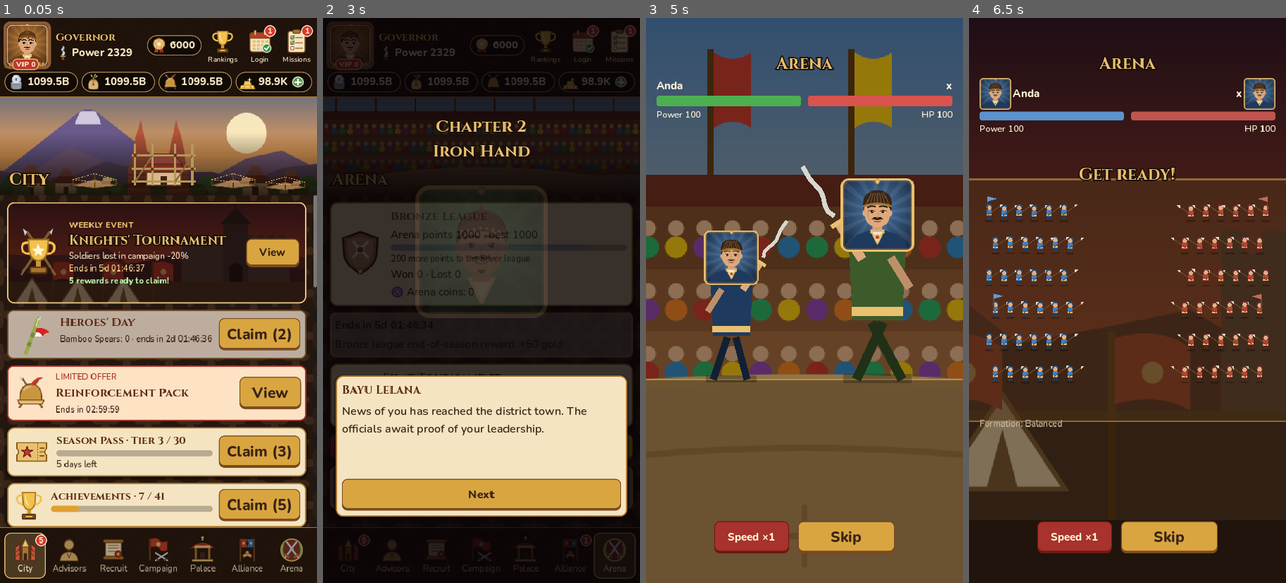
Above: before the commit, frames 1-4 (left to right).
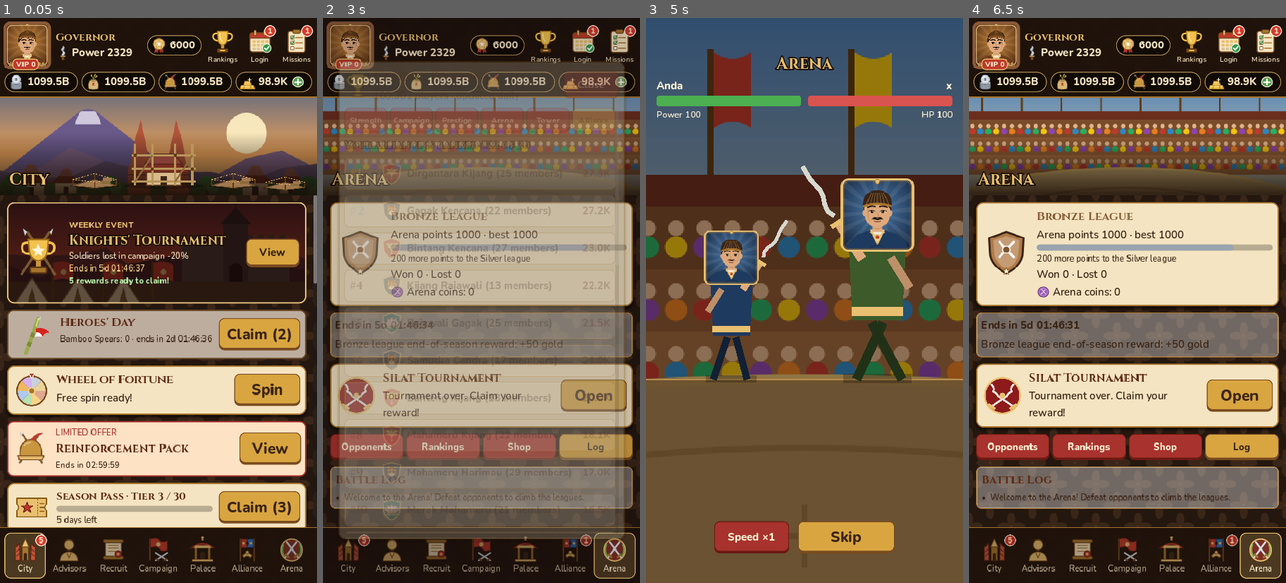
Above: after the commit, the same moments.

Repository: microaltech/tlg
Game: Godot game, scene res://tools/i18n_check.tscn
The game is run twice, just before and just after one commit, with the same random seed, the same clock (stepped at 60 frames per second) and the same inputs. This scene is started directly instead of the project's main scene.
Inputs (mouse positions are in pixels of both pictures, inside the frame that each line leads up to):
- Up to frame 1 (0.05 s): no input
- Up to frame 2 (3 s): click "Ready, let's go to war!" at 0.5 s; click (351, 46) at 1.27 s; click (544, 46) at 2.02 s; click (582, 46) at 2.77 s
- Up to frame 3 (5 s): click "Skip" at 3.5 s; click "Next" at 4.25 s
- Up to frame 4 (6.5 s): click "Skip" at 5 s; click "Next" at 5.75 s

The runs differ from the first frame. In frame 1, 9.3% of the frame differs, in the area x 2-100%, y 46-91%; in frame 2, 86%, in the area x 0-100%, y 0-100%; in frame 3, less than 0.1%; in frame 4, 77%.

Commit message:
Tambah Roda Keberuntungan; seimbangkan ulang jabatan
Satu putaran gratis per hari, tiket putaran dari iklan berhadiah, dan
putaran dengan emas. Roda berputar dan berhenti tepat di hadiah yang
didapat; peluang tiap hadiah ditampilkan. Ambang Menteri dinaikkan ke
20.000 dan Perdana Menteri ke 45.000 setelah fitur-fitur baru.

Co-Authored-By: Claude Opus 5.5 <noreply@anthropic.com>
Claude-Session: https://claude.ai/code/session_015LtRdrVC8mEHi9d4fpU264

Diff:
--- /dev/null
+++ b/assets/icons/wheel.svg
@@ -0,0 +1 @@
+<svg xmlns="http://www.w3.org/2000/svg" width="144" height="144" viewBox="0 0 96 96"><defs></defs><circle cx="48" cy="50" r="40" fill="#7a4b1f"/><path d="M48 50 L48.0 14.0 A36 36 0 0 1 73.5 24.5 Z" fill="#c9d1da"/><path d="M48 50 L73.5 24.5 A36 36 0 0 1 84.0 50.0 Z" fill="#e8d49a"/><path d="M48 50 L84.0 50.0 A36 36 0 0 1 73.5 75.5 Z" fill="#e0a890"/><path d="M48 50 L73.5 75.5 A36 36 0 0 1 48.0 86.0 Z" fill="#f4d58a"/><path d="M48 50 L48.0 86.0 A36 36 0 0 1 22.5 75.5 Z" fill="#b8e0b0"/><path d="M48 50 L22.5 75.5 A36 36 0 0 1 12.0 50.0 Z" fill="#b0c8f0"/><path d="M48 50 L12.0 50.0 A36 36 0 0 1 22.5 24.5 Z" fill="#f0b860"/><path d="M48 50 L22.5 24.5 A36 36 0 0 1 48.0 14.0 Z" fill="#d8b0f0"/><circle cx="48" cy="50" r="8" fill="#a8742c" stroke="#f4d58a" stroke-width="3"/><path d="M40 4 L56 4 L48 18 Z" fill="#c0392b" stroke="#fff3d6" stroke-width="2"/></svg>
--- a/scripts/core/game_data.gd
+++ b/scripts/core/game_data.gd
@@ -16,8 +16,8 @@
 	{"name": "Camat", "prestige": 300, "max_charges": 4, "mult": 1.25, "level_cap": 40, "child_seats": 3},
 	{"name": "Bupati", "prestige": 1500, "max_charges": 5, "mult": 1.5, "level_cap": 60, "child_seats": 4},
 	{"name": "Gubernur", "prestige": 6000, "max_charges": 6, "mult": 2.0, "level_cap": 80, "child_seats": 5},
-	{"name": "Menteri", "prestige": 18500, "max_charges": 7, "mult": 2.5, "level_cap": 100, "child_seats": 6},
-	{"name": "Perdana Menteri", "prestige": 40000, "max_charges": 8, "mult": 3.0, "level_cap": 150, "child_seats": 8},
+	{"name": "Menteri", "prestige": 20000, "max_charges": 7, "mult": 2.5, "level_cap": 100, "child_seats": 6},
+	{"name": "Perdana Menteri", "prestige": 45000, "max_charges": 8, "mult": 3.0, "level_cap": 150, "child_seats": 8},
 ]
 
 ## Kelangkaan penasihat untuk gacha. rate = peluang per tarikan.
@@ -485,6 +485,7 @@
 	"recruit": {"name": "Tiket Rekrut", "icon": "ticket_recruit", "reward": {"items": {"recruit_ticket": 1}}, "limit": 2},
 	"refill": {"name": "Isi penuh urusan & energi", "icon": "item_tea", "reward": {}, "limit": 3},
 	"gold": {"name": "Emas gratis", "icon": "gold", "reward": {"gold": 20}, "limit": 3},
+	"wheel": {"name": "+1 putaran roda", "icon": "wheel", "reward": {}, "limit": 3},
 }
 
 ## Menara Ujian: lantai bertingkat, dilawan dengan kekuatan tempur; reset tiap minggu.
@@ -1253,6 +1254,23 @@
 }
 
 
+## Roda Keberuntungan: 1 putaran gratis per hari, putaran tambahan dari iklan (tiket) atau
+## emas. "yields": kali hasil urusan saat ini; "weight": bobot peluang (total 100).
+const WHEEL_GOLD_COST := 30
+const WHEEL_GOLD_LIMIT := 5
+const WHEEL_SEGMENTS := [
+	{"label": "Perak", "icon": "silver", "yields": {"silver": 3.0}, "weight": 20, "color": "#c9d1da"},
+	{"label": "Pangan", "icon": "grain", "yields": {"grain": 3.0}, "weight": 20, "color": "#e8d49a"},
+	{"label": "Prajurit", "icon": "soldiers", "yields": {"soldiers": 2.0}, "weight": 18, "color": "#e0a890"},
+	{"label": "20 Emas", "icon": "gold", "reward": {"gold": 20}, "weight": 15, "color": "#f4d58a"},
+	{"label": "Teh Semangat", "icon": "item_tea", "reward": {"items": {"energy_tea": 1}}, "weight": 12, "color": "#b8e0b0"},
+	{"label": "Tiket Rekrut", "icon": "ticket_recruit", "reward": {"items": {"recruit_ticket": 1}}, "weight": 8,
+		"color": "#b0c8f0"},
+	{"label": "80 Emas", "icon": "gold_pile", "reward": {"gold": 80}, "weight": 5, "color": "#f0b860"},
+	{"label": "Batu Bintang", "icon": "item_star", "reward": {"items": {"star_stone": 1}}, "weight": 2, "color": "#d8b0f0"},
+]
+
+
 ## Festival musiman bertema hari besar Indonesia. Tanggal tetap memakai "start"/"end"
 ## [bulan, tanggal] tiap tahun (boleh melewati tahun baru); hari raya yang mengikuti
 ## kalender Hijriah memakai "dates" per tahun: [[bln, tgl mulai], [bln, tgl akhir]].
--- a/scripts/core/game_model.gd
+++ b/scripts/core/game_model.gd
@@ -133,6 +133,8 @@
 var tales := {}
 ## Ensiklopedia: equip (id pusaka yang pernah dimiliki), claimed (kategori lengkap yang sudah diklaim).
 var codex := {}
+## Roda Keberuntungan: {day, free (gratis hari ini sudah dipakai), tickets, gold_spins}.
+var wheel := {}
 var rng := RandomNumberGenerator.new()
 
 
@@ -148,6 +150,7 @@
 	court = {"day": -1, "cases": [], "done": {}, "loyalty": 50}
 	tales = {}
 	codex = {"equip": [], "claimed": []}
+	wheel = {"day": -1, "free": false, "tickets": 0, "gold_spins": 0}
 	buildings = {"levels": {"istana": 1, "pasar": 0, "lumbung": 0, "barak": 0}, "job": {}}
 	cosmetics = {"owned": ["frame_kayu", "costume_lord"], "frame": "frame_kayu", "costume": "costume_lord"}
 	equipment = []
@@ -3477,6 +3480,76 @@
 	return _ok("%s kini menunggangi %s." % [Data.counselor_def(counselor_id)["name"], Data.HORSES[id]["name"]])
 
 
+# --- Roda Keberuntungan --------------------------------------------------------------
+
+func ensure_wheel(now: float) -> void:
+	if int(wheel.get("day", -1)) != day_index(now):
+		wheel["day"] = day_index(now)
+		wheel["free"] = false
+		wheel["gold_spins"] = 0
+
+
+func wheel_free_ready(now: float) -> bool:
+	ensure_wheel(now)
+	return not wheel["free"]
+
+
+func wheel_gold_left(now: float) -> int:
+	ensure_wheel(now)
+	return maxi(0, Data.WHEEL_GOLD_LIMIT - int(wheel["gold_spins"]))
+
+
+## Hadiah nyata sebuah segmen saat ini.
+func wheel_segment_reward(index: int) -> Dictionary:
+	var seg: Dictionary = Data.WHEEL_SEGMENTS[index]
+	if seg.has("reward"):
+		return seg["reward"]
+	var out := {}
+	for k in seg["yields"]:
+		out[k] = int(affair_yield(k) * float(seg["yields"][k]))
+	return out
+
+
+## Putar roda. source: "free" (sekali sehari), "ticket" (dari iklan), atau "gold".
+## Hasil memuat "index" segmen agar UI bisa memutar roda ke sana.
+func spin_wheel(source: String, now: float) -> Dictionary:
+	ensure_wheel(now)
+	match source:
+		"free":
+			if wheel["free"]:
+				return _fail("Putaran gratis hari ini sudah dipakai.")
+			wheel["free"] = true
+		"ticket":
+			if int(wheel["tickets"]) <= 0:
+				return _fail("Tidak ada tiket putaran. Tonton iklan untuk mendapatkannya.")
+			wheel["tickets"] = int(wheel["tickets"]) - 1
+		"gold":
+			if wheel_gold_left(now) <= 0:
+				return _fail("Batas putaran dengan emas hari ini sudah habis.")
+			if gold < Data.WHEEL_GOLD_COST:
+				return _fail("Emas tidak cukup (butuh %d)." % Data.WHEEL_GOLD_COST)
+			gold -= Data.WHEEL_GOLD_COST
+			wheel["gold_spins"] = int(wheel["gold_spins"]) + 1
+		_:
+			return _fail("Cara putar tidak dikenal.")
+	var total := 0
+	for seg in Data.WHEEL_SEGMENTS:
+		total += int(seg["weight"])
+	var roll := rng.randi_range(0, total - 1)
+	var index := 0
+	for i in Data.WHEEL_SEGMENTS.size():
+		roll -= int(Data.WHEEL_SEGMENTS[i]["weight"])
+		if roll < 0:
+			index = i
+			break
+	var text := _give_rewards(wheel_segment_reward(index))
+	_track("wheel")
+	changed.emit()
+	var result := _ok("Roda berhenti di %s: %s." % [Data.WHEEL_SEGMENTS[index]["label"], text])
+	result["index"] = index
+	return result
+
+
 # --- Ensiklopedia -------------------------------------------------------------------
 
 ## Semua entri suatu kategori: [{id, name, icon/portrait, found}].
@@ -4342,6 +4415,9 @@
 		for key in CHARGE_KEYS:
 			charges[key] = {"value": max_charges(), "t": now}
 		text = "semua urusan dan energi terisi penuh"
+	elif kind == "wheel":
+		wheel["tickets"] = int(wheel["tickets"]) + 1
+		text = "1 putaran Roda Keberuntungan"
 	else:
 		text = _give_rewards(Data.AD_REWARDS[kind]["reward"])
 	_track("ad")
@@ -4541,6 +4617,7 @@
 		"court": court,
 		"tales": tales,
 		"codex": codex,
+		"wheel": wheel,
 		"cosmetics": cosmetics,
 	}
 
@@ -4594,6 +4671,10 @@
 			r["equip"] = str(src_r["equip"])
 		expeditions.append({"dest": str(e["dest"]), "counselor": str(e["counselor"]),
 			"end_t": float(e.get("end_t", now)), "reward": r})
+	var src_wheel: Dictionary = d.get("wheel", {})
+	if not src_wheel.is_empty():
+		wheel = {"day": int(src_wheel.get("day", -1)), "free": bool(src_wheel.get("free", false)),
+			"tickets": maxi(0, int(src_wheel.get("tickets", 0))), "gold_spins": maxi(0, int(src_wheel.get("gold_spins", 0)))}
 	var src_codex: Dictionary = d.get("codex", {})
 	for id in src_codex.get("equip", []):
 		if Data.EQUIPMENT.has(str(id)) and not codex["equip"].has(str(id)):
--- a/scripts/ui/main.gd
+++ b/scripts/ui/main.gd
@@ -116,6 +116,10 @@
 var _map_overlay: Control
 var _tale_overlay: Control
 var _codex_overlay: Control
+var _wheel_overlay: Control
+var _wheel_box: VBoxContainer
+var _wheel_spinning := false
+var _wheel_rot := -PI / 8.0  ## sudut roda terakhir; awalnya segmen pertama tepat di bawah penunjuk
 var _codex_box: VBoxContainer
 var _codex_tab := "counselors"
 var _tale_box: VBoxContainer
@@ -672,6 +676,8 @@
 		_fill_tale()
 	if is_instance_valid(_codex_overlay):
 		_fill_codex()
+	if is_instance_valid(_wheel_overlay) and not _wheel_spinning:
+		_fill_wheel()
 	_update_avatar()
 	if is_instance_valid(_pass_overlay):
 		_fill_pass()
@@ -829,6 +835,7 @@
 	_clear(box)
 	box.add_child(_event_banner())
 	_build_festival_card(box)
+	_build_wheel_card(box)
 	_build_offer_cards(box)
 	_build_pass_card(box)
 	_build_achievement_card(box)
@@ -4136,6 +4143,140 @@
 		b.size_flags_vertical = Control.SIZE_SHRINK_CENTER
 
 
+# --- Roda Keberuntungan ----------------------------------------------------------------
+
+func _build_wheel_card(box: VBoxContainer) -> void:
+	var now: float = Game.now()
+	var free: bool = model.wheel_free_ready(now)
+	var tickets: int = model.wheel["tickets"]
+	var card := _card(box)
+	card.add_child(_tex(Art.icon("wheel"), 84))
+	var col := _col(card)
+	_label(col, "Roda Keberuntungan", "CardTitle")
+	_label(col, "Putaran gratis siap!" if free else ("Tiket putaran: %d" % tickets if tickets > 0
+		else "Putaran gratis berikutnya besok"), "CardLabel")
+	var b := _button(card, "Putar", func():
+		_show_wheel()
+		return null, true, "", "GoldButton" if free or tickets > 0 else "GreenButton")
+	b.size_flags_vertical = Control.SIZE_SHRINK_CENTER
+	b.custom_minimum_size.x = 150
+
+
+func _show_wheel() -> void:
+	if is_instance_valid(_wheel_overlay):
+		return
+	var p := _open_panel("Roda Keberuntungan", "wheel", _close_wheel)
+	_wheel_overlay = p["overlay"]
+	_wheel_box = p["content"]
+	p["subtitle"].text = "Satu putaran gratis setiap hari. Hadiah sumber daya mengikuti hasil urusan Tuan."
+	_fill_wheel()
+
+
+func _close_wheel() -> void:
+	if _wheel_spinning:
+		return
+	if is_instance_valid(_wheel_overlay):
+		Audio.play("click")
+		_wheel_overlay.queue_free()
+	_wheel_overlay = null
+
+
+func _fill_wheel() -> void:
+	_clear(_wheel_box)
+	var now: float = Game.now()
+	var side := minf(500.0, size.x * 0.92 - 80.0)
+	var holder := Control.new()
+	holder.custom_minimum_size = Vector2(side + 20, side + 30)
+	_wheel_box.add_child(holder)
+	var dial := Control.new()
+	dial.size = Vector2(side, side)
+	dial.position = Vector2(10, 24)
+	dial.pivot_offset = dial.size / 2
+	dial.rotation = _wheel_rot
+	dial.draw.connect(func(): _draw_wheel(dial))
+	holder.add_child(dial)
+	var pointer := Control.new()
+	pointer.size = Vector2(side + 20, 40)
+	pointer.draw.connect(func():
+		var c := Vector2((side + 20) / 2.0, 0)
+		pointer.draw_colored_polygon(PackedVector2Array([c + Vector2(-20, 0), c + Vector2(20, 0), c + Vector2(0, 40)]),
+			Color("c0392b"))
+		pointer.draw_polyline(PackedVector2Array([c + Vector2(-20, 0), c + Vector2(20, 0), c + Vector2(0, 40),
+			c + Vector2(-20, 0)]), Color("fff3d6"), 3))
+	holder.add_child(pointer)
+
+	var free: bool = model.wheel_free_ready(now)
+	var tickets: int = model.wheel["tickets"]
+	var gold_left: int = model.wheel_gold_left(now)
+	var spin := func(source: String):
+		if _wheel_spinning:
+			return null
+		var r: Dictionary = model.spin_wheel(source, Game.now())
+		if not r["ok"]:
+			return r
+		_wheel_spinning = true
+		Audio.play("gacha_roll")
+		# Tengah segmen hasil harus berhenti tepat di bawah penunjuk (atas), setelah >= 5 putaran.
+		var seg := TAU / Data.WHEEL_SEGMENTS.size()
+		var target := -(int(r["index"]) + 0.5) * seg
+		while target < dial.rotation + TAU * 5.0:
+			target += TAU
+		var tw := create_tween()
+		tw.tween_property(dial, "rotation", target, 3.2).set_trans(Tween.TRANS_QUART).set_ease(Tween.EASE_OUT)
+		tw.tween_callback(func():
+			_wheel_rot = fmod(target, TAU)
+			_wheel_spinning = false
+			Audio.play("reveal_sr")
+			_show(r)
+			_queue_rebuild())
+		return null
+	var row := HBoxContainer.new()
+	row.add_theme_constant_override("separation", 8)
+	_wheel_box.add_child(row)
+	var bfree := _button(row, "Putar Gratis" if free else "Gratis besok", func(): return spin.call("free"), free, "",
+		"GoldButton" if free else "")
+	bfree.size_flags_horizontal = Control.SIZE_EXPAND_FILL
+	var bt := _button(row, "Tiket (%d)" % tickets, func(): return spin.call("ticket"), tickets > 0, "ticket",
+		"GoldButton" if tickets > 0 else "")
+	bt.size_flags_horizontal = Control.SIZE_EXPAND_FILL
+	_button(_wheel_box, "Putar · %d emas (sisa %d hari ini)" % [Data.WHEEL_GOLD_COST, gold_left],
+		func(): return spin.call("gold"), gold_left > 0 and model.gold >= Data.WHEEL_GOLD_COST, "gold", "GreenButton")
+	if Ads.mode != Ads.Mode.UNAVAILABLE:
+		_ad_button(_wheel_box, "wheel")
+	var odds := _inner_box(_wheel_box)
+	_label(odds, "Peluang hadiah", "CardLabel").add_theme_font_override("font", UI.font_bold)
+	for i in Data.WHEEL_SEGMENTS.size():
+		var sg: Dictionary = Data.WHEEL_SEGMENTS[i]
+		_label(odds, "%s: %s · %d%%" % [sg["label"], _reward_text(model.wheel_segment_reward(i)), sg["weight"]],
+			"SmallLabel").add_theme_color_override("font_color", UI.INK)
+
+
+func _draw_wheel(dial: Control) -> void:
+	var r := dial.size.x / 2.0
+	var c := Vector2(r, r)
+	var n: int = Data.WHEEL_SEGMENTS.size()
+	var seg := TAU / n
+	dial.draw_circle(c, r, Color("7a4b1f"))
+	for i in n:
+		var a0 := -PI / 2 + i * seg
+		var pts := PackedVector2Array([c])
+		for k in 13:
+			pts.append(c + Vector2.from_angle(a0 + seg * k / 12.0) * (r - 10))
+		dial.draw_colored_polygon(pts, Color(Data.WHEEL_SEGMENTS[i]["color"]))
+		dial.draw_line(c, c + Vector2.from_angle(a0) * (r - 10), Color("7a4b1f"), 3)
+		var mid := a0 + seg / 2
+		var icon: Texture2D = Art.icon(Data.WHEEL_SEGMENTS[i]["icon"])
+		dial.draw_set_transform(c + Vector2.from_angle(mid) * r * 0.66, mid + PI / 2, Vector2.ONE)
+		dial.draw_texture_rect(icon, Rect2(-32, -32, 64, 64), false)
+		var label := tr(Data.WHEEL_SEGMENTS[i]["label"])
+		dial.draw_string(UI.font_bold, Vector2(-55, 50), label, HORIZONTAL_ALIGNMENT_CENTER, 110, 14, Color("3b2416"))
+		dial.draw_set_transform(Vector2.ZERO, 0, Vector2.ONE)
+	for i in n * 2:
+		dial.draw_circle(c + Vector2.from_angle(i * seg / 2) * (r - 5), 4, Color("f4d58a"))
+	dial.draw_circle(c, 34, Color("a8742c"))
+	dial.draw_circle(c, 26, Color("f4d58a"))
+
+
 # --- Ensiklopedia ------------------------------------------------------------------
 
 func _build_codex_card(box: VBoxContainer) -> void:
--- a/tests/run_tests.gd
+++ b/tests/run_tests.gd
@@ -27,7 +27,7 @@
 		"test_lb_rank", "test_lb_top", "test_lb_alliances_reward", "test_items_use", "test_items_sources",
 		"test_skills", "test_bonds", "test_prison", "test_exam_officials", "test_banquet",
 		"test_story", "test_away_report", "test_lord_name", "test_notification_plan", "test_soldiers_eat_grain", "test_pattern_translation", "test_do_all", "test_rateup", "test_equipment", "test_tower", "test_honor", "test_ads", "test_pass", "test_offers", "test_achievements", "test_save_code",
-		"test_formation", "test_battle_plan", "test_festival_calendar", "test_festival_flow", "test_cosmetics", "test_buildings", "test_expeditions", "test_horses", "test_story_choices", "test_duel_plan", "test_silat", "test_territory", "test_court", "test_tales", "test_codex",
+		"test_formation", "test_battle_plan", "test_festival_calendar", "test_festival_flow", "test_cosmetics", "test_buildings", "test_expeditions", "test_horses", "test_story_choices", "test_duel_plan", "test_silat", "test_territory", "test_court", "test_tales", "test_codex", "test_wheel",
 	]:
 		call(t)
 	print("%d cek, %d gagal" % [_count, _failures])
@@ -2241,3 +2241,35 @@
 		check(m.codex_entries(c["id"]).size() > 0 and Data.SKILL_EFFECT_NAMES.has(c["effect"]), "kategori %s valid" % c["id"])
 	for b in Data.BEAUTIES:
 		check(Data.BEAUTY_LORE.has(b["id"]), "cerita selir %s" % b["id"])
+
+
+func test_wheel() -> void:
+	var m := fresh()
+	var t := 1000.0
+	var total := 0
+	for seg in Data.WHEEL_SEGMENTS:
+		total += int(seg["weight"])
+	check(total == 100, "bobot roda berjumlah 100")
+	check(m.wheel_free_ready(t), "putaran gratis siap")
+	var r := m.spin_wheel("free", t)
+	check(r["ok"] and r["index"] >= 0 and r["index"] < Data.WHEEL_SEGMENTS.size(), "putar gratis")
+	check(not m.wheel_free_ready(t) and not m.spin_wheel("free", t)["ok"], "gratis sekali sehari")
+	check(not m.spin_wheel("ticket", t)["ok"], "tanpa tiket")
+	check(m.grant_ad_reward("wheel", t)["ok"] and m.wheel["tickets"] == 1, "iklan memberi tiket")
+	check(m.spin_wheel("ticket", t)["ok"] and m.wheel["tickets"] == 0, "pakai tiket")
+	m.gold = 1000
+	for i in Data.WHEEL_GOLD_LIMIT:
+		m.spin_wheel("gold", t)
+	check(m.wheel_gold_left(t) == 0 and not m.spin_wheel("gold", t)["ok"], "batas putaran emas")
+	check(not m.spin_wheel("aneh", t)["ok"], "sumber tak dikenal")
+	check(m.wheel_free_ready(t + 86400.0) and m.wheel_gold_left(t + 86400.0) == Data.WHEEL_GOLD_LIMIT, "reset besok")
+	var counts := {}
+	var bot := fresh()
+	bot.wheel["tickets"] = 2000
+	for i in 2000:
+		var idx: int = bot.spin_wheel("ticket", t)["index"]
+		counts[idx] = int(counts.get(idx, 0)) + 1
+	check(int(counts.get(0, 0)) > int(counts.get(7, 0)) * 4, "segmen umum jauh lebih sering dari Batu Bintang")
+	var m2 := Model.new()
+	m2.from_dict(JSON.parse_string(JSON.stringify(m.to_dict())), t)
+	check(var_to_str(m2.wheel) == var_to_str(m.wheel), "simpan/muat roda")
--- a/tools/i18n_check.gd
+++ b/tools/i18n_check.gd
@@ -187,7 +187,7 @@
 	var panels := ["_show_missions", "_show_login", "_show_event", "_show_store", "_show_vip", "_show_bag",
 		"_show_story", "_show_settings", "_show_privacy", "_show_help", "_show_equipment", "_show_tower",
 		"_show_pass", "_show_achievements", "_show_offers", "_show_promotion", "_show_expeditions", "_show_stable",
-		"_show_profile", "_show_silat", "_show_map"]
+		"_show_profile", "_show_silat", "_show_map", "_show_wheel"]
 	for c in Data.CODEX:
 		main._codex_tab = c["id"]
 		main._show_codex()
--- a/tools/sim_economy.gd
+++ b/tools/sim_economy.gd
@@ -310,6 +310,9 @@
 		for kind in Data.AD_REWARDS:
 			while m.ad_left(kind, now) > 0:
 				m.grant_ad_reward(kind, now)
+	while m.spin_wheel("ticket", now)["ok"]:
+		pass
+	m.spin_wheel("free", now)
 	gold_add(g, "iklan")
 
 	# Rekrut x10 dengan emas yang terkumpul (pemain gratis menabung untuk x10).
Not shown, added: assets/icons/wheel.svg.import
Not shown, changed: translations/en.tsv
Not shown, changed: README.md
Not shown, changed: docs/balance.md
Not shown, changed: tools/gen_art.py
